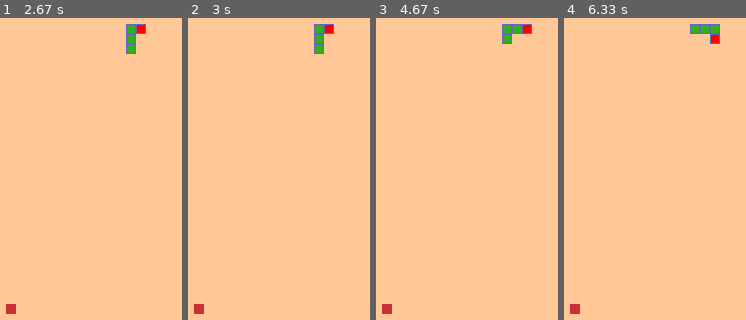
Above: before the commit, frames 1-4 (left to right).
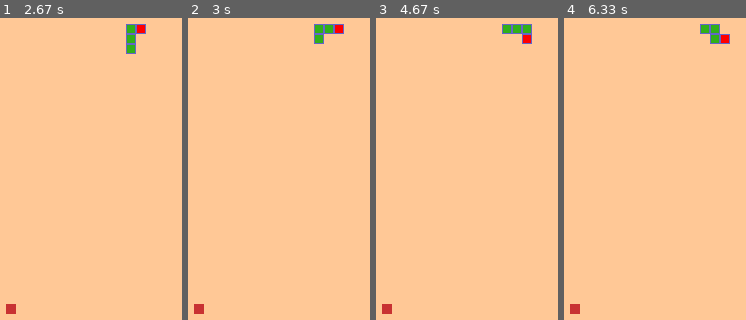
Above: after the commit, the same moments.

Repository: Robles4/Sean-The-Great
Game: pygame game, started from Week 12 Lab/Pygame.py
The game is run twice, just before and just after one commit, with the same random seed, the same clock (stepped at 60 frames per second) and the same inputs.
Inputs:
- Up to frame 1 (2.67 s): hold Right 1.33-1.8 s
- Up to frame 2 (3 s): no input
- Up to frame 3 (4.67 s): hold Down 4.23-4.6 s
- Up to frame 4 (6.33 s): hold Right from 5.97 s (still down)

Frame 1 is identical in both runs. In frame 2, 0.5% of the frame differs, in the area x 69-86%, y 1-12%; in frame 3, 0.5%; in frame 4, 0.5%.

Commit message:
Update Pygame.py

Diff:
--- a/Week 12 Lab/Pygame.py
+++ b/Week 12 Lab/Pygame.py
@@ -38,9 +38,9 @@
 def draw_screen():
     screen.fill(bg)
 
+
 def draw_score():
-    score_txt = 'score: ' + str(score)
-
+    'score: ' + str(score)
 
 
 # setup loop with exit event handler
@@ -64,7 +64,7 @@
                 direction = 4
 
         # create food
-        if new_food == True:
+        if new_food:
             new_food = False
             food[0] = cell_size * random.randint(0, (screen_width // cell_size) - 1)
             food[1] = cell_size * random.randint(0, (screen_height // cell_size) - 1)
@@ -72,28 +72,27 @@
     # draw food
     pygame.draw.rect(screen, food_col, (food[0], food[1], cell_size, cell_size))
 
-
-        #check if food has been eaten
+    # check if food has been eaten
     if snake_pos[0] == food:
         new_food = True
-        #create a new piece at the last point of the snake's tail
+        # create a new piece at the last point of the snake's tail
         new_piece = list(snake_pos[-1])
         if direction == 1:
             new_piece[1] += cell_size
+        if direction == 2:
+            new_piece[1] -= cell_size
         if direction == 3:
-            new_piece[1] -= cell_size
-        if direction == 2:
             new_piece[0] -= cell_size
         if direction == 4:
             new_piece[0] += cell_size
 
-        #attached new piece to the end of the snake
+        # attached new piece to the end of the snake
         snake_pos.append(new_piece)
 
-        #increase score
+        # increase score
         score += 1
 
-    if update_snake > 99:
+    if update_snake > 90:
         update_snake = 0
         snake_pos = snake_pos[-1:] + snake_pos[:-1]
         # heading up
